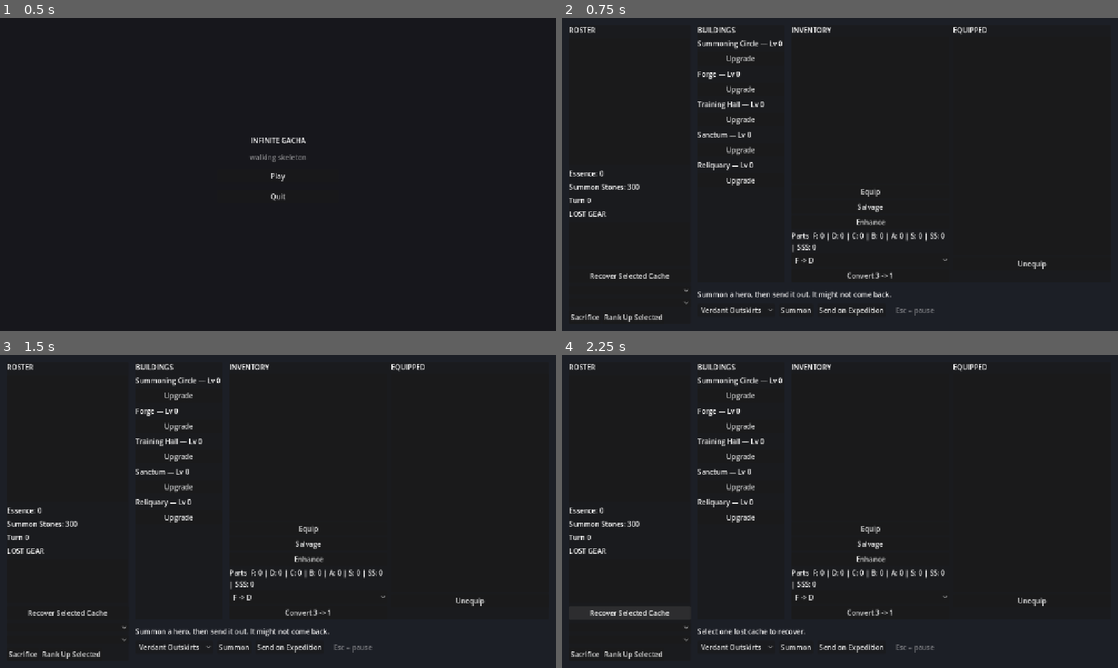
Above: before the commit, frames 1-4 (two rows, left to right).
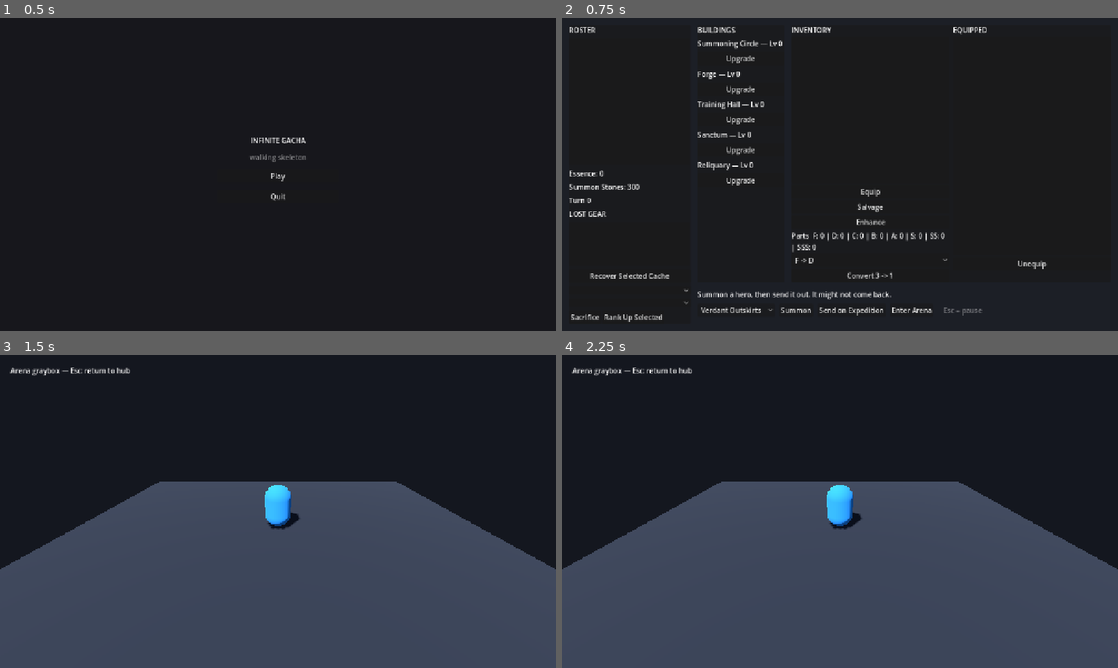
Above: after the commit, the same moments.

Repository: Joony117/Hearthbound
Game: Godot game, scene res://ui/main_menu.tscn
Same seed, same stepped clock (60 frames per second), same inputs: the game is played once before the commit and once after it.
Inputs (mouse positions are in pixels of both pictures, inside the frame that each line leads up to):
- Up to frame 1 (0.5 s): no input
- Up to frame 2 (0.75 s): click "Play" at 0.5 s
- Up to frame 3 (1.5 s): click (350, 646) at 1.25 s, where only the run after the commit has a clickable "Enter Arena"
- Up to frame 4 (2.25 s): click (628, 611) at 2 s, where only the run before the commit has a clickable "Recover Selected Cache"

Frame 1 is identical in both runs. In frame 2, 0.1% of the frame differs, in the area x 59-76%, y 92-96%; in frame 3, 53%; in frame 4, 53%, in the area x 0-100%, y 2-100%.

Commit message:
feat: P2b-01a opens and closes the arena graybox

Diff:
--- /dev/null
+++ b/combat/arena/arena.gd
@@ -0,0 +1,15 @@
+class_name Arena
+extends Node3D
+
+signal scene_change_requested(scene_path: String)
+
+
+func _ready() -> void:
+	scene_change_requested.connect(SceneRouter.go_to)
+
+
+func _unhandled_input(event: InputEvent) -> void:
+	if not event.is_action_pressed("ui_cancel"):
+		return
+	get_viewport().set_input_as_handled()
+	scene_change_requested.emit(SceneRouter.HUB)
--- /dev/null
+++ b/combat/arena/arena.tscn
@@ -0,0 +1,54 @@
+[gd_scene load_steps=7 format=3]
+
+[ext_resource type="Script" path="res://combat/arena/arena.gd" id="1_arena"]
+
+[sub_resource type="Environment" id="Environment_arena"]
+background_mode = 1
+background_color = Color(0.08, 0.09, 0.12, 1)
+ambient_light_source = 2
+ambient_light_color = Color(0.45, 0.5, 0.62, 1)
+ambient_light_energy = 0.7
+
+[sub_resource type="StandardMaterial3D" id="Material_floor"]
+albedo_color = Color(0.18, 0.2, 0.24, 1)
+
+[sub_resource type="PlaneMesh" id="Mesh_floor"]
+material = SubResource("Material_floor")
+size = Vector2(24, 18)
+
+[sub_resource type="StandardMaterial3D" id="Material_hero"]
+albedo_color = Color(0.2, 0.62, 0.95, 1)
+
+[sub_resource type="CapsuleMesh" id="Mesh_hero"]
+material = SubResource("Material_hero")
+radius = 0.75
+height = 2.5
+
+[node name="Arena" type="Node3D"]
+script = ExtResource("1_arena")
+
+[node name="WorldEnvironment" type="WorldEnvironment" parent="."]
+environment = SubResource("Environment_arena")
+
+[node name="Camera3D" type="Camera3D" parent="."]
+transform = Transform3D(1, 0, 0, 0, 0.906308, 0.422618, 0, -0.422618, 0.906308, 0, 6, 11)
+
+[node name="Sun" type="DirectionalLight3D" parent="."]
+rotation_degrees = Vector3(-55, -35, 0)
+shadow_enabled = true
+
+[node name="Floor" type="MeshInstance3D" parent="."]
+mesh = SubResource("Mesh_floor")
+
+[node name="HeroCapsule" type="MeshInstance3D" parent="."]
+position = Vector3(0, 1.25, 0)
+mesh = SubResource("Mesh_hero")
+
+[node name="UI" type="CanvasLayer" parent="."]
+
+[node name="Hint" type="Label" parent="UI"]
+offset_left = 24.0
+offset_top = 24.0
+offset_right = 360.0
+offset_bottom = 55.0
+text = "Arena graybox — Esc: return to hub"
--- a/hub/hub.gd
+++ b/hub/hub.gd
@@ -500,6 +500,10 @@
 			_status.text = "Expedition cannot start: every hero needs an archetype."
 
 
+func _on_enter_arena_pressed() -> void:
+	SceneRouter.go_to(SceneRouter.ARENA)
+
+
 func _on_recover_pressed() -> void:
 	var selected_caches: PackedInt32Array = _lost_cache_list.get_selected_items()
 	var cache: LostCache = null
--- a/hub/hub.tscn
+++ b/hub/hub.tscn
@@ -345,6 +345,10 @@
 [node name="Expedition" type="Button" parent="UI/Root/Bottom/Buttons"]
 layout_mode = 2
 text = "Send on Expedition"
+
+[node name="EnterArena" type="Button" parent="UI/Root/Bottom/Buttons"]
+layout_mode = 2
+text = "Enter Arena"
 
 [node name="Hint" type="Label" parent="UI/Root/Bottom/Buttons"]
 layout_mode = 2
@@ -370,3 +374,4 @@
 [connection signal="pressed" from="UI/Root/BuildingsPanel/VBox/UpgradeReliquary" to="." method="_on_upgrade_reliquary_pressed"]
 [connection signal="pressed" from="UI/Root/Bottom/Buttons/Summon" to="." method="_on_summon_pressed"]
 [connection signal="pressed" from="UI/Root/Bottom/Buttons/Expedition" to="." method="_on_expedition_pressed"]
+[connection signal="pressed" from="UI/Root/Bottom/Buttons/EnterArena" to="." method="_on_enter_arena_pressed"]
--- a/systems/scene_router.gd
+++ b/systems/scene_router.gd
@@ -4,6 +4,7 @@
 
 const MAIN_MENU := "res://ui/main_menu.tscn"
 const HUB := "res://hub/hub.tscn"
+const ARENA := "res://combat/arena/arena.tscn"
 
 
 func go_to(scene_path: String) -> void:
--- /dev/null
+++ b/tests/unit/test_arena.gd
@@ -0,0 +1,65 @@
+extends GutTest
+
+var _requested_scene: String = ""
+
+
+func before_each() -> void:
+	GameSession.from_dict({"roster": []})
+	_requested_scene = ""
+
+
+func test_arena_loads_native_graybox_without_mutating_profile() -> void:
+	var hero := Hero.new("Keeper", 0)
+	hero.def_id = &"knight"
+	GameSession.from_dict({"roster": [hero.to_dict()]})
+	var profile_before: Dictionary = GameSession.to_dict()
+	var arena_scene: PackedScene = load(SceneRouter.ARENA) as PackedScene
+	assert_not_null(arena_scene)
+	var arena: Node3D = arena_scene.instantiate() as Node3D
+	add_child_autofree(arena)
+
+	assert_not_null(arena.get_node_or_null("Floor"))
+	assert_not_null(arena.get_node_or_null("HeroCapsule"))
+	assert_not_null(arena.get_node_or_null("Camera3D"))
+	assert_not_null(arena.get_node_or_null("Sun"))
+	assert_eq(GameSession.to_dict(), profile_before)
+
+
+func test_hub_enter_arena_button_connection_targets_handler() -> void:
+	var hub_scene: PackedScene = load(SceneRouter.HUB) as PackedScene
+	assert_not_null(hub_scene)
+	var hub: Node3D = hub_scene.instantiate() as Node3D
+	add_child_autofree(hub)
+	var button: Button = hub.get_node("UI/Root/Bottom/Buttons/EnterArena") as Button
+	var connections: Array = button.pressed.get_connections()
+
+	assert_eq(connections.size(), 1)
+	var connection: Dictionary = connections[0]
+	var callback: Callable = connection["callable"]
+	assert_eq(callback.get_object(), hub)
+	assert_eq(callback.get_method(), &"_on_enter_arena_pressed")
+
+
+func test_arena_cancel_handler_requests_hub() -> void:
+	var arena_scene: PackedScene = load(SceneRouter.ARENA) as PackedScene
+	var arena: Arena = arena_scene.instantiate() as Arena
+	add_child_autofree(arena)
+	var router: Callable = SceneRouter.go_to
+	assert_true(arena.scene_change_requested.is_connected(router))
+	arena.scene_change_requested.disconnect(router)
+	arena.scene_change_requested.connect(_capture_scene_request)
+	var cancel_event := InputEventAction.new()
+	cancel_event.action = &"ui_cancel"
+	cancel_event.pressed = true
+	var other_event := InputEventAction.new()
+	other_event.action = &"ui_accept"
+	other_event.pressed = true
+
+	arena._unhandled_input(other_event)
+	assert_eq(_requested_scene, "")
+	arena._unhandled_input(cancel_event)
+	assert_eq(_requested_scene, SceneRouter.HUB)
+
+
+func _capture_scene_request(scene_path: String) -> void:
+	_requested_scene = scene_path
Not shown, added: combat/arena/arena.gd.uid
Not shown, added: tests/unit/test_arena.gd.uid
Not shown, changed: docs/TASKS-DONE.md
Not shown, changed: docs/TASKS.md
